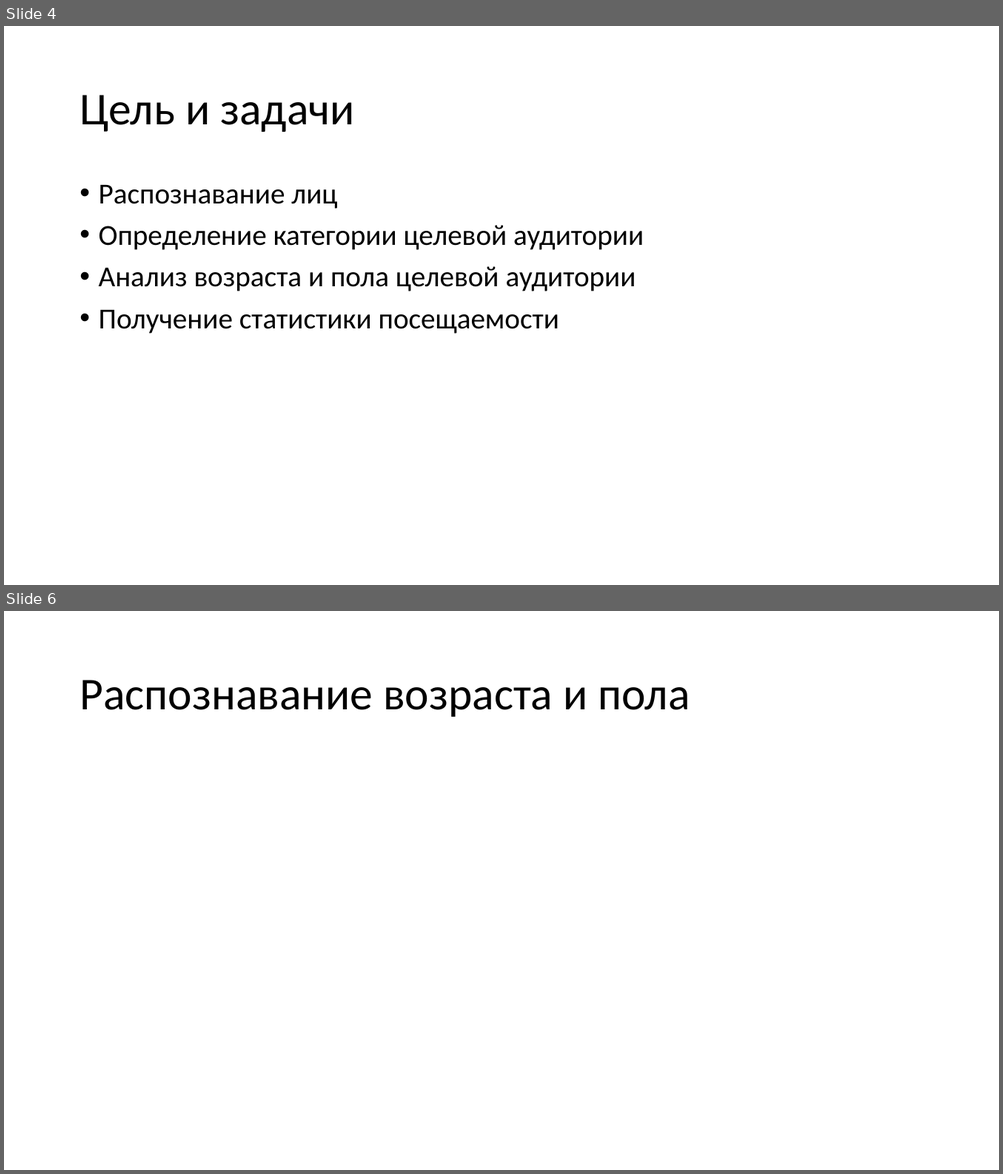
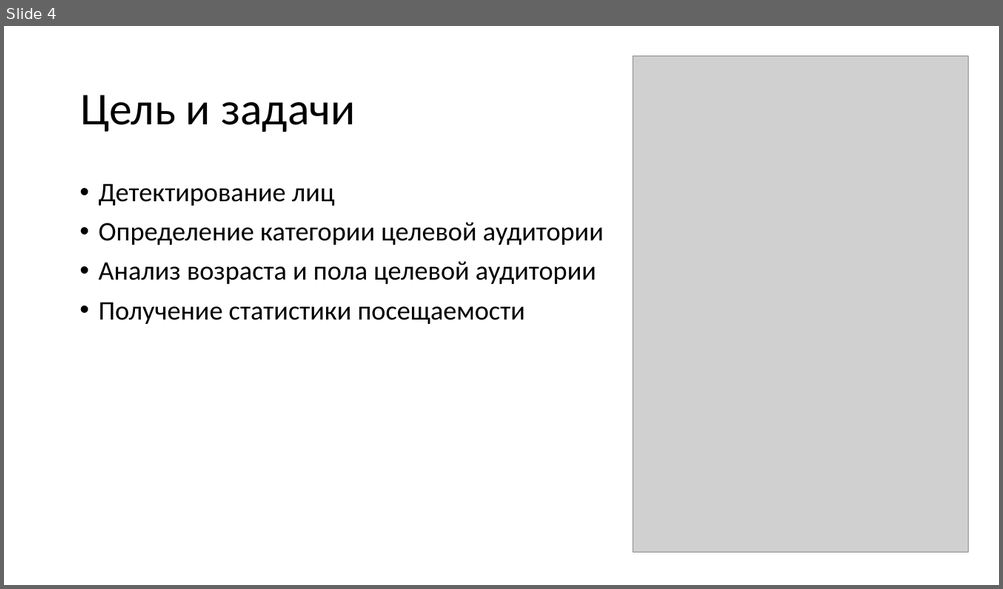
Before and after one commit to vadikko2/Hack_university, a slide deck: Hack_present.pptx. Shown one above the other, each under a label of ours: slides 4 and 6 before the commit, slide 4 after it; the slides between them are not shown. The pictures are 1003x1174 and 1003x589 pixels, drawn with LibreOffice and Linux fonts; fonts in the diff are those of the drawing; grey boxes stand for pictures. Boxes give left, top, right and bottom in pixels: in the first picture for what was removed or moved away, otherwise in the second. Text is boxed around its words. In the diff, an @@ line names an element or a change of style, - is before the commit and + after.

```diff
--- a/Hack_present.pptx
+++ b/Hack_present.pptx
@@ slide 6 removed at [4, 611, 999, 1170], background #FFFFFF @@
@@ title removed at [79, 680, 690, 717] @@
-Распознавание возраста и пола
@@ slide 4 changed as well @@
@@ picture added at [632, 56, 968, 553] @@
@@ text at [99, 184, 335, 206]: text changed; size 28 to 25.9 pt @@
-• Распознавание лиц
+• Детектирование лиц
@@ text at [99, 222, 603, 324]: size 28 to 25.9 pt in "Определение категории целевой аудитории", "Анализ возраста и пола целевой аудитории", "Получение статистики посещаемости" @@
```
Also in this commit, not shown: 4 other slides changed, 1 slide added, 2 other slides removed, 2 other files.
